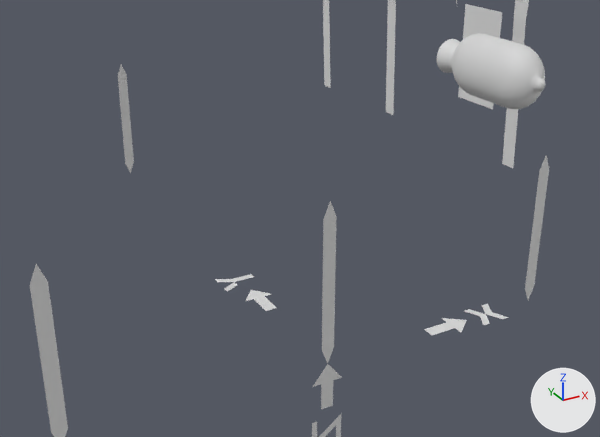
Renders of the Blender file apps/blender-path/Simple.blend from each side of a commit.
Camera for both pictures: a 50 mm camera at (-4.12, -6.84, 5.29) aimed at (-0.77, -0.75, 2.25). Arrows for +X, +Y and +Z are at lower right; the lights stay in place.

Names of what the first picture shows: 'DroneCone_b01', 'Room', 'b01_rotation'.
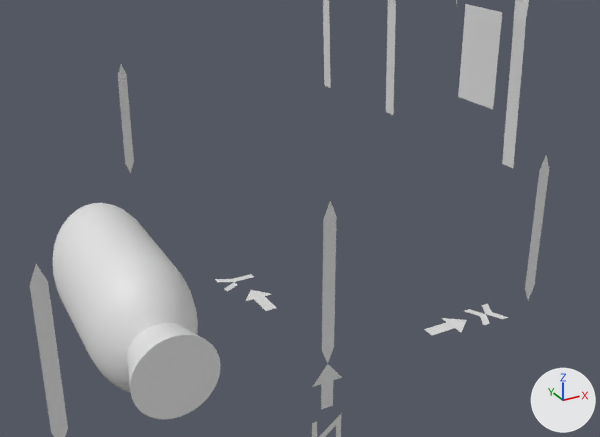
ob_b01_track is not drawn itself; it is the parent of ob_b01_rotanim.

Location of each change, (x1, y1, x2, y2) in pixels of the pictures (600 x 437 px):
'b01_rotation', moved, turned
    before: (452, 33, 545, 109)
    after: (53, 203, 198, 393)
'DroneCone_b01', reshaped
    before: (437, 39, 460, 73)
    after: (127, 323, 221, 419)

Edits to the bpy script that builds the scene:
```text
Change cu_dronecurve_b01:
    remove _sp.bezier_points.foreach_set('co', [3.0, 1.0, 2.8, 0.0, -2.0, 2.8, -3.0, 1.0, 2.8, -1.801, 3.81, 2.8, 2.123, 3.832, 2.808, 3.007, 1.094, 2.808])
    remove _sp.bezier_points.foreach_set('handle_left', [3.0, 3.0, 2.8, 2.0, -2.0, 2.8, -3.0, -0.228, 2.8, -3.014, 3.81, 2.8, 1.859, 3.839, 2.816, 3.03, 1.946, 2.832])
    remove _sp.bezier_points.foreach_set('handle_right', [3.0, -1.0, 2.8, -2.0, -2.0, 2.8, -3.0, 2.228, 2.8, -1.271, 3.81, 2.8, 2.994, 3.809, 2.783, 3.0, 0.83, 2.801])
    remove for _p, _l, _r in zip(_sp.bezier_points, ['ALIGNED', 'ALIGNED', 'ALIGNED', 'ALIGNED', 'ALIGNED', 'ALIGNED'], ['ALIGNED', 'ALIGNED', 'ALIGNED', 'ALIGNED', 'ALIGNED', 'ALIGNED']): _p.handle_left_type = _l; _p.handle_right_type = _r
    _sp: cu_dronecurve_b01.splines.new('BEZIER'); _sp.bezier_points.add(5) -> cu_dronecurve_b01.splines.new('BEZIER'); _sp.bezier_points.add(4)
    add _sp.bezier_points.foreach_set('co', [-3.0, -2.69, 3.0, 0.0, -0.79, 3.0, 3.0, -2.79, 3.0, 0.000956, -5.0, 3.0, -3.0, -2.69, 3.0])
    add _sp.bezier_points.foreach_set('handle_left', [-3.0, -4.69, 3.0, -1.6, -0.79, 3.0, 3.0, -1.562, 3.0, 2.099, -5.0, 3.0, -3.0, -4.02, 3.0])
    add _sp.bezier_points.foreach_set('handle_right', [-3.0, -1.18, 3.0, 1.6, -0.79, 3.0, 3.0, -4.018, 3.0, -2.114, -5.0, 3.0, -3.0, -2.39, 3.0])
    add for _p, _l, _r in zip(_sp.bezier_points, ['ALIGNED', 'ALIGNED', 'ALIGNED', 'ALIGNED', 'ALIGNED'], ['ALIGNED', 'ALIGNED', 'ALIGNED', 'ALIGNED', 'ALIGNED']): _p.handle_left_type = _l; _p.handle_right_type = _r
Change ob_b01_track:
    ob_b01_track.location: (3.0, 0.997, 2.8) -> (-3.0, -2.687, 3.0)
    ob_b01_track.rotation_euler: (0.0, 0.0, -1.587) -> (0.0, 0.0, 1.541)  # degrees (0, 0, -91) -> degrees (0, 0, 88)
```
